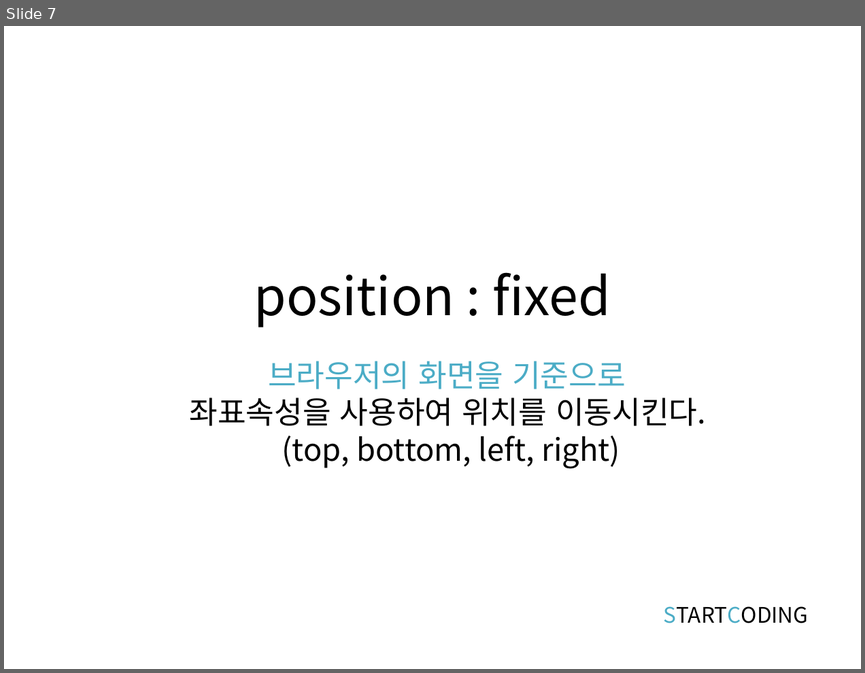
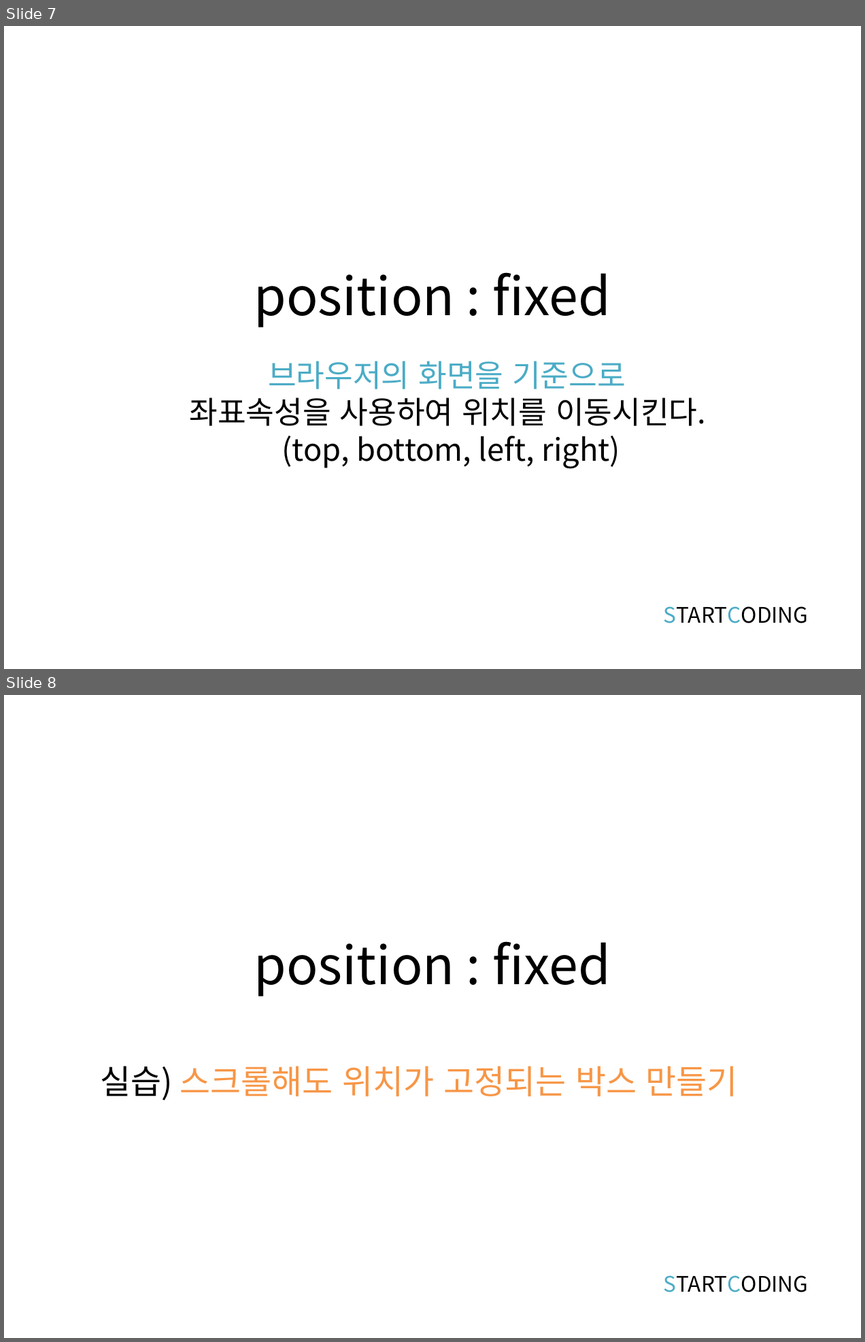
Before and after one commit to kwonkijun/web, a slide deck: 프론트엔드기초(PPT)/CSS3 5강_CSS 포지션.pptx. Shown one above the other, each under a label of ours: slide 7 before the commit, slides 7 and 8 after it. The pictures are 865x673 and 865x1342 pixels, drawn with LibreOffice and Linux fonts; fonts in the diff are those of the drawing. Boxes give left, top, right and bottom in pixels: in the first picture for what was removed or moved away, otherwise in the second. Text is boxed around its words. In the diff, an @@ line names an element or a change of style, - is before the commit and + after.

```diff
--- a/프론트엔드기초(PPT)/CSS3 5강_CSS 포지션.pptx
+++ b/프론트엔드기초(PPT)/CSS3 5강_CSS 포지션.pptx
@@ slide 8 added at (4, 695, 861, 1338), background #FFFFFF @@
@@ title added at (254, 941, 611, 996), 44 pt, text #000000 @@
+position : fixed
@@ text added at (100, 1066, 738, 1100), 28 pt, text #F79646 @@
+실습) 스크롤해도 위치가 고정되는 박스 만들기
@@ text added at (664, 1275, 808, 1292), 18 pt, text #000000 @@
+STARTCODING
```
Also in this commit, not shown: 1 slide changed, 1 other slide added, 8 other files.
